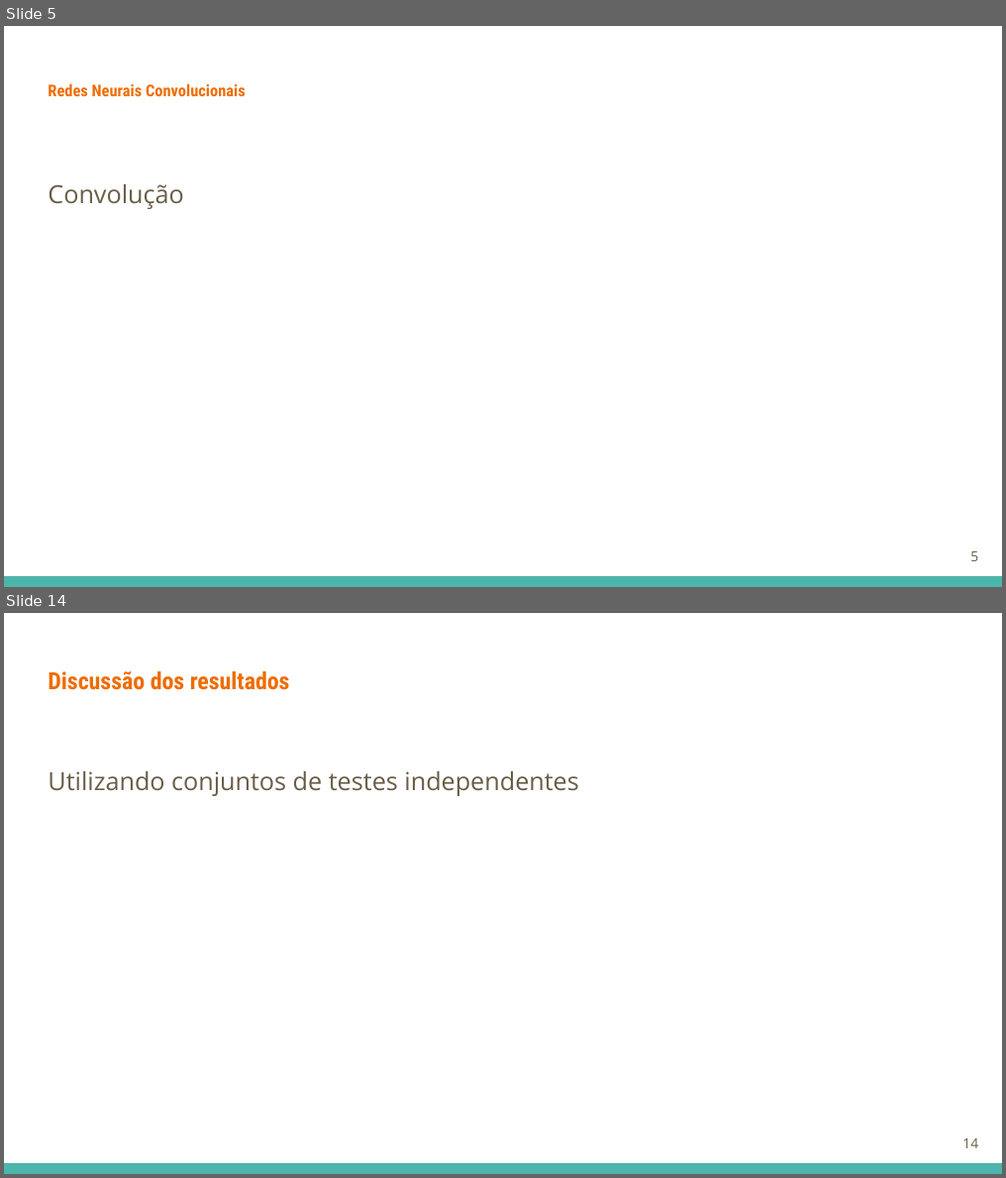
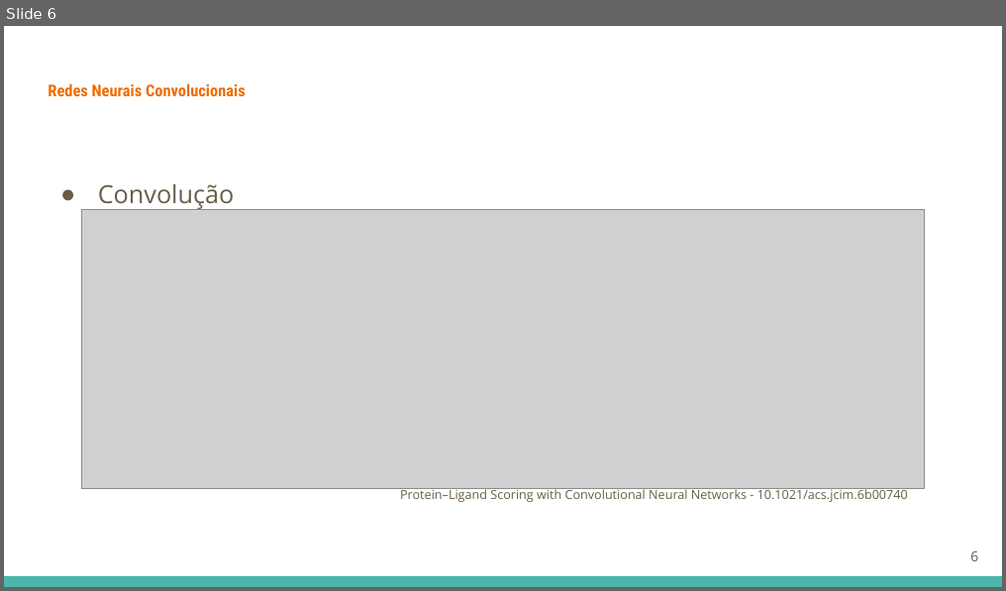
Before and after one commit to GuilhermeGraeff/Docking-Input, a slide deck: apresentacao/Virtual Screening.odp. Shown one above the other, each under a label of ours: slides 5 and 14 before the commit, slide 6 after it; the slides between them are not shown. The pictures are 1006x1178 and 1006x591 pixels, drawn with LibreOffice and Linux fonts; fonts in the diff are those of the drawing; grey boxes stand for pictures. Boxes give left, top, right and bottom in pixels: in the first picture for what was removed or moved away, otherwise in the second. Text is boxed around its words. In the diff, an @@ line names an element or a change of style, - is before the commit and + after.

```diff
--- a/apresentacao/Virtual Screening.odp
+++ b/apresentacao/Virtual Screening.odp
@@ slide 14 removed at (4, 613, 1002, 1174), background #FFFFFF; not listed: 1 template element that a slide beside it also shows @@
@@ title removed at (48, 671, 290, 690) @@
-Discussão dos resultados
@@ text removed at (48, 771, 578, 796) @@
-Utilizando conjuntos de testes independentes
@@ page number removed at (962, 1139, 978, 1149) @@
-14
@@ what was slide 5 is now slide 6 @@
@@ slide 6 changed as well @@
@@ text "Convolução" at (98, 184, 234, 209): bullet none to ●; less space between paragraphs @@
@@ picture added at (82, 209, 924, 489) @@
@@ text added at (400, 487, 908, 502), 9 pt, text #695D46 @@
+Protein–Ligand Scoring with Convolutional Neural Networks - 10.1021/acs.jcim.6b00740
@@ page number at (970, 552, 978, 562): text changed @@
-5
+6
```
Also in this commit, not shown: 7 other slides changed, 15 slides added, 6 other slides removed, 2 other files.
